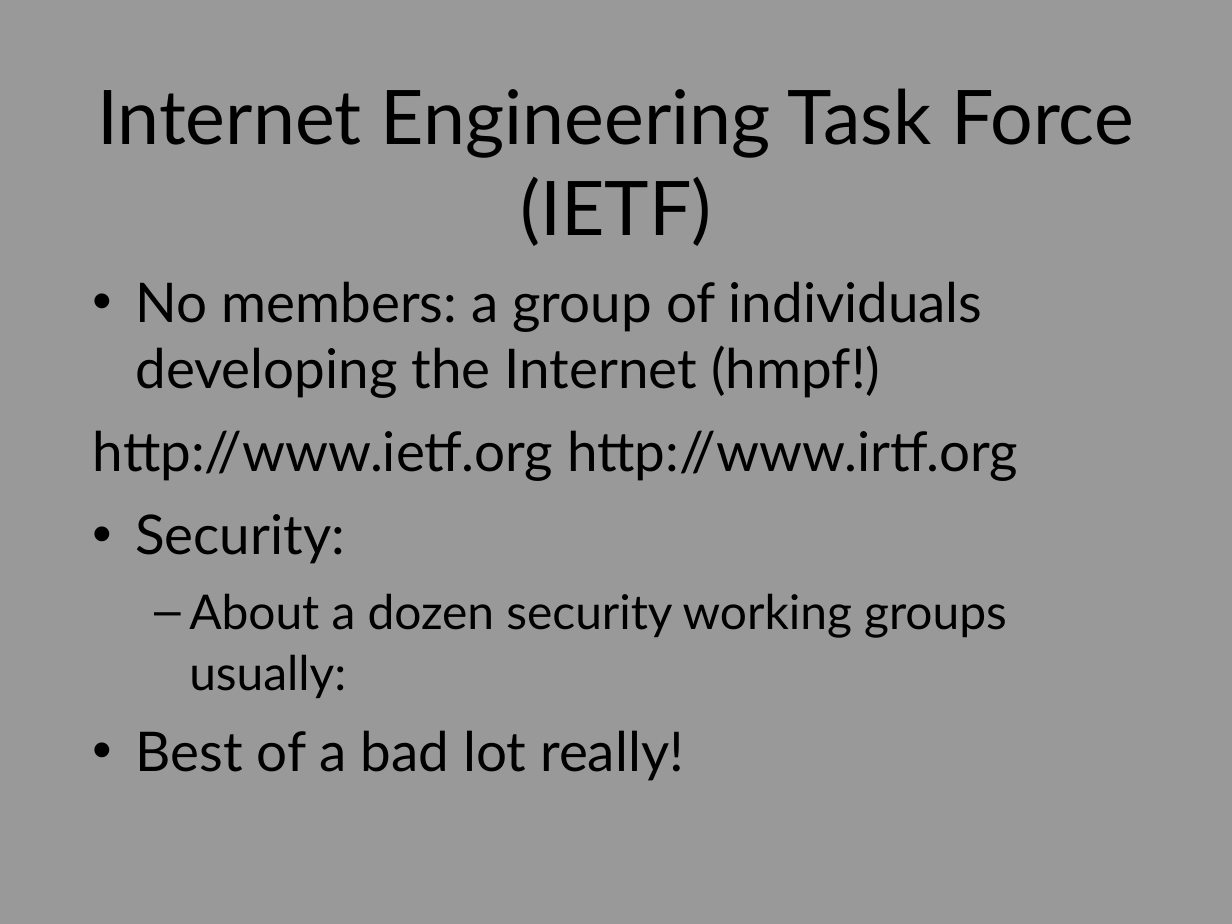
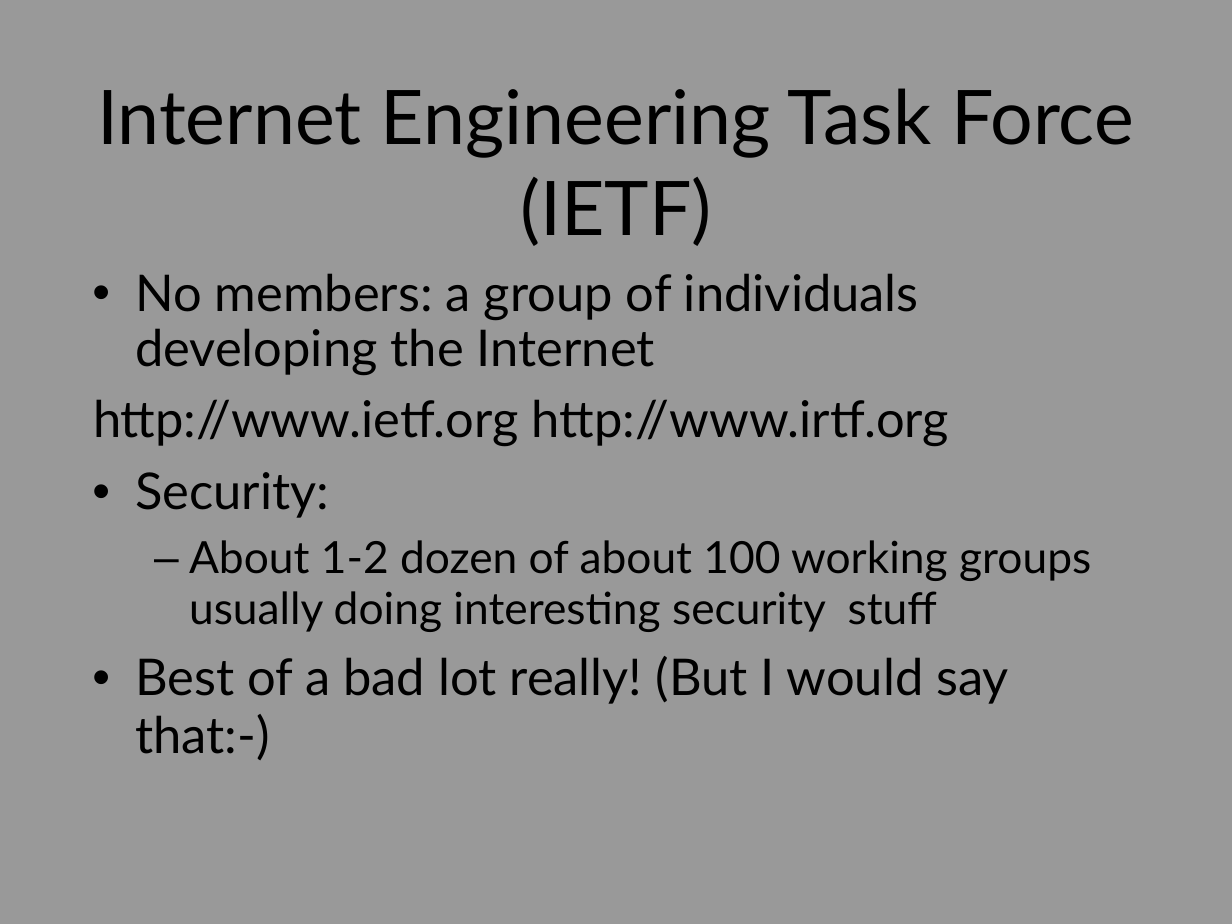
Before and after one commit to sftcd/cs7053, a slide deck: slide 7 of lectures/04-protocols/04-protocols.ppt. Drawn at 1232x924 pixels with LibreOffice and Linux fonts; fonts in the diff are those of the drawing. Boxes give left, top, right and bottom in pixels: in the first picture for what was removed or moved away, otherwise in the second. Text is boxed around its words. In the diff, an @@ line names an element or a change of style, - is before the commit and + after.

```diff
--- a/lectures/04-protocols/04-protocols.ppt
+++ b/lectures/04-protocols/04-protocols.ppt
@@ text at (x1=135, y1=273, x2=919, y2=375): text changed; size 32 to 29.6 pt @@
-• No members: a group of individuals developing the Internet (hmpf!)
+• No members: a group of individuals developing the Internet
@@ text at (x1=93, y1=399, x2=949, y2=518): size 32 to 29.6 pt in "http://www.ietf.org http://www.irtf.org", "Security:"; line spacing 1.06 to 0.96 @@
@@ text at (x1=135, y1=540, x2=1091, y2=760): text changed; size 28 to 25.9 pt @@
-  – About a dozen security working groups usually:
-• Best of a bad lot really!
+  – About 1-2 dozen of about 100 working groups usually doing interesting security stuff
+• Best of a bad lot really! (But I would say that:-)
```
Also in this commit, not shown: 51 other slides changed, 1 slide added, 9 slides removed.
